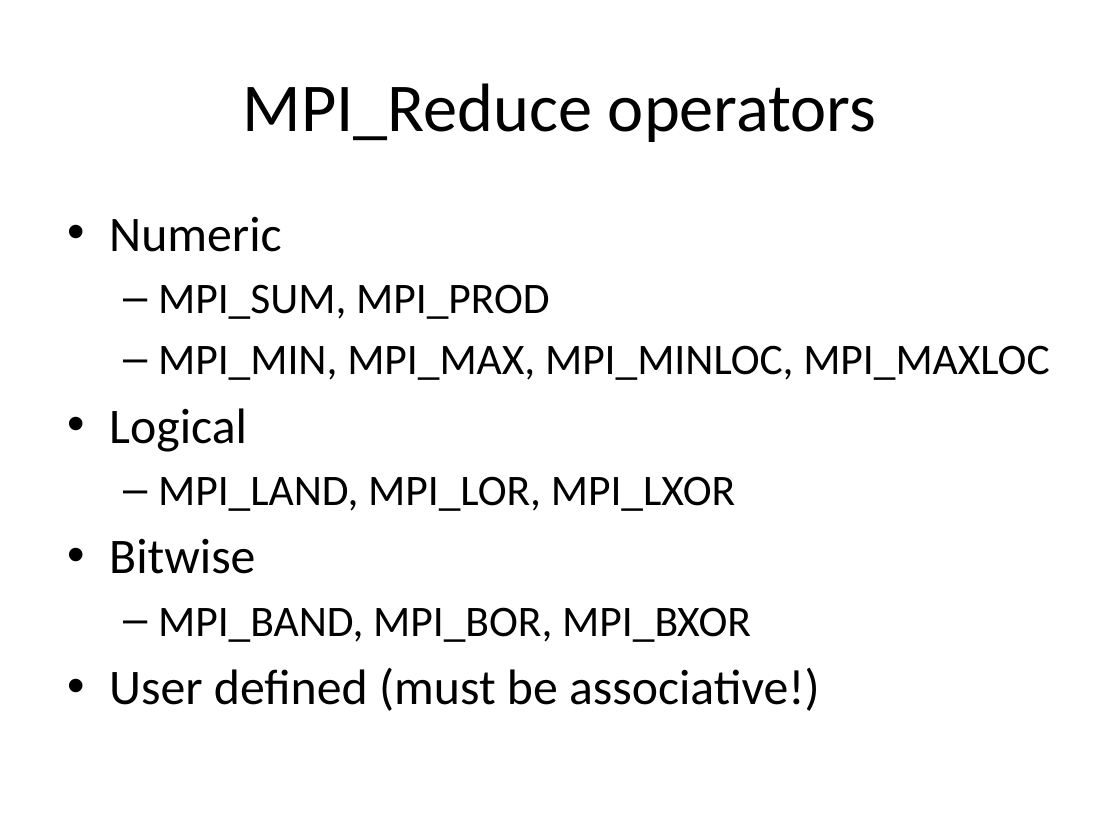
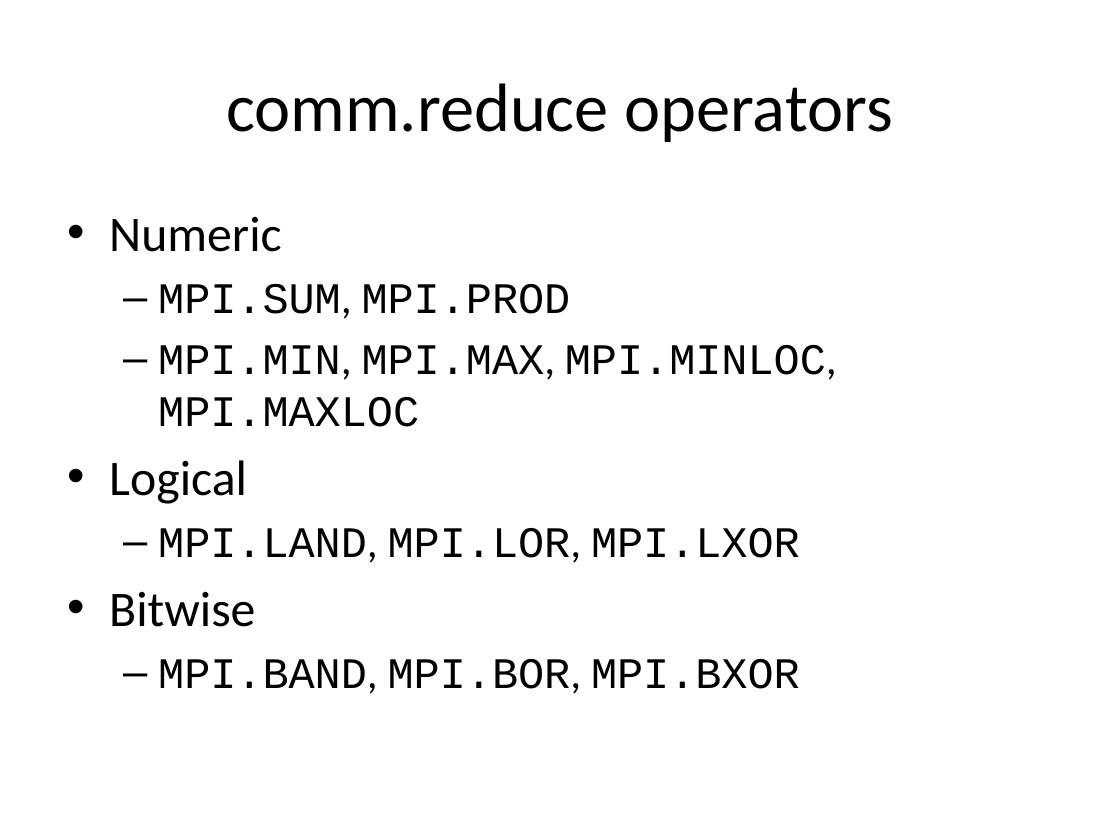
Before and after one commit to gjbex/training-material, a slide deck: slide 19 of Python/Mpi4py/mpi4py.pptx (slide 22 before the commit). Drawn at 1120x840 pixels with LibreOffice and Linux fonts; fonts in the diff are those of the drawing. Boxes give left, top, right and bottom in pixels: in the first picture for what was removed or moved away, otherwise in the second. Text is boxed around its words. In the diff, an @@ line names an element or a change of style, - is before the commit and + after.

```diff
--- a/Python/Mpi4py/mpi4py.pptx
+++ b/Python/Mpi4py/mpi4py.pptx
@@ title at [226,83,893,142]: text changed @@
-MPI_Reduce operators
+comm.reduce operators
@@ text at [158,284,837,427]: text changed; font Calibri to Courier New @@
-  – MPI_SUM, MPI_PROD
-  – MPI_MIN, MPI_MAX, MPI_MINLOC, MPI_MAXLOC
+  – MPI.SUM, MPI.PROD
+  – MPI.MIN, MPI.MAX, MPI.MINLOC, MPI.MAXLOC
@@ text at [158,528,800,563]: text changed; font Calibri to Courier New @@
-  – MPI_LAND, MPI_LOR, MPI_LXOR
+  – MPI.LAND, MPI.LOR, MPI.LXOR
@@ text at [158,659,800,694]: text changed; size 32 to 28 pt; font Calibri to Courier New @@
-  – MPI_BAND, MPI_BOR, MPI_BXOR
-• User defined (must be associative!)
+  – MPI.BAND, MPI.BOR, MPI.BXOR
```
Also in this commit, not shown: 12 other slides changed, 1 slide added, 2 slides removed.
